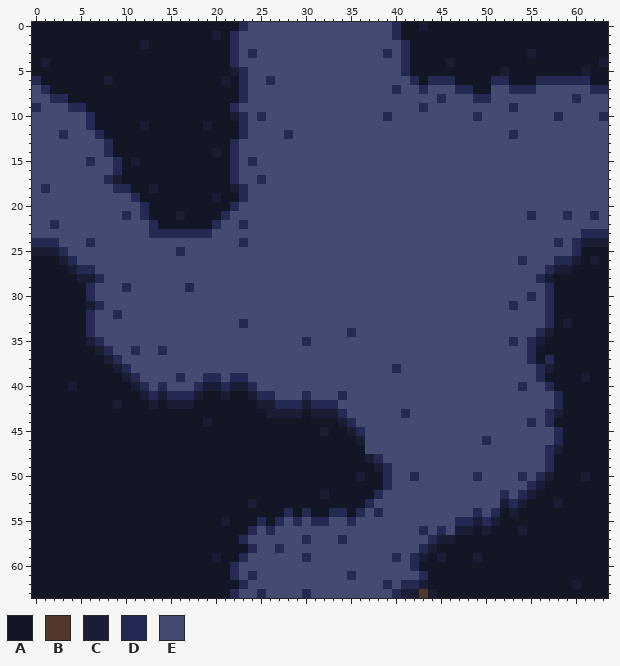
Two states of a pixel-art file, project/aseprite/water.aseprite. This is how it looked before the edit.
64x64 pixels, 1 frame.
Palette (. is transparent): A #131624  B #51392c  C #1a1d34  D #242a53  E #444a72
Pixels before, first column x 0:
 0 AAAAAAAAAAAAAAAAAAAAAAADEEEEEEEEEEEEEEEEDAACAAAAAAAAAAAAAAAAAAAA
 1 AAAAAAAAAAAAAAAAAAAACADEEEEEEEEEEEEEEEEEDAAAAAAAAAAAAAAAAAAAAAAA
 2 AAAAAAAAAAAACAAAAAAAAADEEEEEEEEEEEEEEEEEEDAAAAAAAAAAAAAAAAAAAAAA
 3 AAAAAAAAAAAAAAAAAAAAAADEDEEEEEEEEEEEEEEDEDAAAAAAAAAAAAACAAAAAAAA
 4 ACAAAAAAAAAAAAAAAAAAAADEEEEEEEEEEEEEEEEEEDAAAACAAAAAAAAAAAAAAAAC
 5 AAAAAAAAAAAAAAAAAAAAAACDEEEEEEEEEEEEEEEEEDAAAAAAAAAACAAAAAAAACAA
 6 DAAAAAAACAAAAAAAAAAAACADEEDEEEEEEEEEEEEEEEDADDDAAAADDAAADDDDDDAA
 7 EDAAAAAAAAAAAAAAAAAAAAADEEEEEEEEEEEEEEEEDEEDEEEDDAAEEDDDEEEEEEDD
 8 EEDDAAAAAAAAAAAAAAAAAAADEEEEEEEEEEEEEEEEEEEEEDEEEDDEEEEEEEEEDEEE
 9 DEEEDDAAAAAAAAAAAAAAAADEEEEEEEEEEEEEEEEEEEEDEEEEEEEEEDEEEEEEEEEE
10 EEEEEEDAAAAAAAAAAAAAAACDEDEEEEEEEEEEEEEDEEEEEEEEEDEEEEEEEEDEEEED
11 EEEEEEDAAAAACAAAAAACAAADEEEEEEEEEEEEEEEEEEEEEEEEEEEEEEEEEEEEEEEE
12 EEEDEEEDAAAAAAAAAAAAAAADEEEEDEEEEEEEEEEEEEEEEEEEEEEEEDEEEEEEEEEE
13 EEEEEEEEDAAAAAAAAAAAAADEEEEEEEEEEEEEEEEEEEEEEEEEEEEEEEEEEEEEEEEE
14 EEEEEEEEDAAAAAAAAAAACADEEEEEEEEEEEEEEEEEEEEEEEEEEEEEEEEEEEEEEEEE
15 EEEEEEDEEDACAAAAAAAAAADEDEEEEEEEEEEEEEEEEEEEEEEEEEEEEEEEEEEEEEEE
16 EEEEEEEEEDAAAAAAAAAAAADEEEEEEEEEEEEEEEEEEEEEEEEEEEEEEEEEEEEEEEEE
17 EEEEEEEEDCAAAAAAAAAAAADEEDEEEEEEEEEEEEEEEEEEEEEEEEEEEEEEEEEEEEEE
18 EDEEEEEEEDDAACAAAAAAAACDEEEEEEEEEEEEEEEEEEEEEEEEEEEEEEEEEEEEEEEE
19 EEEEEEEEEEEDAAAAAAAACAADEEEEEEEEEEEEEEEEEEEEEEEEEEEEEEEEEEEEEEEE
20 EEEEEEEEEEEEDAAAAAAAAADEEEEEEEEEEEEEEEEEEEEEEEEEEEEEEEEEEEEEEEEE
21 EEEEEEEEEEDEDAAACAAAADEEEEEEEEEEEEEEEEEEEEEEEEEEEEEEEEEDEEEDEEDE
22 EEDEEEEEEEEEEDAAAAAADEEDEEEEEEEEEEEEEEEEEEEEEEEEEEEEEEEEEEEEEEEE
23 EEEEEEEEEEEEEDDDDDDDEEEEEEEEEEEEEEEEEEEEEEEEEEEEEEEEEEEEEEEEEDDD
24 DDDEEEDEEEEEEEEEEEEEEEEDEEEEEEEEEEEEEEEEEEEEEEEEEEEEEEEEEEDEDCCC
25 CCCDEEEEEEEEEEEEDEEEEEEEEEEEEEEEEEEEEEEEEEEEEEEEEEEEEEEEEEEEDAAA
26 AAACDEEEEEEEEEEEEEEEEEEEEEEEEEEEEEEEEEEEEEEEEEEEEEEEEEDEEEDDCACA
27 AAAACDDEEEEEEEEEEEEEEEEEEEEEEEEEEEEEEEEEEEEEEEEEEEEEEEEEEDCCAAAA
28 AAAAACCDEEEEEEEEEEEEEEEEEEEEEEEEEEEEEEEEEEEEEEEEEEEEEEEEDCAAAAAA
29 AAAAAADEEEDEEEEEEDEEEEEEEEEEEEEEEEEEEEEEEEEEEEEEEEEEEEEEEDAAAAAA
30 AAAAAADEEEEEEEEEEEEEEEEEEEEEEEEEEEEEEEEEEEEEEEEEEEEEEEEDEDAAAAAA
31 AAAAAACDEEEEEEEEEEEEEEEEEEEEEEEEEEEEEEEEEEEEEEEEEEEEEDEEEDAAAAAA
32 AAAAAADEEDEEEEEEEEEEEEEEEEEEEEEEEEEEEEEEEEEEEEEEEEEEEEEEEDAAAAAA
33 AAAAAADEEEEEEEEEEEEEEEEDEEEEEEEEEEEEEEEEEEEEEEEEEEEEEEEEEDACAAAA
34 AAAAAADEEEEEEEEEEEEEEEEEEEEEEEEEEEEDEEEEEEEEEEEEEEEEEEEEDCAAAAAA
35 AAAAAACDEEEEEEEEEEEEEEEEEEEEEEDEEEEEEEEEEEEEEEEEEEEEEDEDCAAAAAAA
36 AAAAAAACDEEDEEDEEEEEEEEEEEEEEEEEEEEEEEEEEEEEEEEEEEEEEEEDAAAAAAAA
37 AAAAAAAACDEEEEEEEEEEEEEEEEEEEEEEEEEEEEEEEEEEEEEEEEEEEEEDADAAAAAA
38 AAAAAAAAACDEEEEEEEEEEEEEEEEEEEEEEEEEEEEEDEEEEEEEEEEEEEEEDCAAAAAA
39 AAAAAAAAAACDEEEEDEEDDEDDEEEEEEEEEEEEEEEEEEEEEEEEEEEEEEEEDAAAACAA
40 AAAACAAAAAACDEDEEEDCCDCCDEEEEEEEEEEEEEEEEEEEEEEEEEEEEEDEEDAAAAAA
41 AAAAAAAAAAAACDCDDDCAACAACDDEEEDEEEDEEEEEEEEEEEEEEEEEEEEEEEDAAAAA
42 AAAAAAAAACAAACACCCAAAAAAACCDDDCDDDEEEEEEEEEEEEEEEEEEEEEEEEDAAAAA
43 AAAAAAAAAAAAAAAAAAAAAAAAAACCCCACCCDEEEEEEDEEEEEEEEEEEEEEEDCAAAAA
44 AAAAAAAAAAAAAAAAAAACAAAAAAAAAAAAAACDEEEEEEEEEEEEEEEEEEEDEDAAAAAA
45 AAAAAAAAAAAAAAAAAAAAAAAAAAAAAAAACAACDEEEEEEEEEEEEEEEEEEEEEDAAAAA
46 AAAAAAAAAAAAAAAAAAAAAAAAAAAAAAAAAAAACEEEEEEEEEEEEEDEEEEEEEDAAAAA
47 AAAAAAAAAAAAAAAAAAAAAAAAAAAAAAAAAAAAAEEEEEEEEEEEEEEEEEEEEDCAAAAA
48 AAAAAAAAAAAAAAAAAAAAAAAAAAAAAAAAAAAAACDEEEEEEEEEEEEEEEEEEDAAAAAA
49 AAAAAAAAAAAAAAAAAAAAAAAAAAAAAAAAAAAAAACDEEEEEEEEEEEEEEEEEDAAAAAA
50 AAAAAAAAAAAAAAAAAAAAAAAAAAAAAAAAAAAACAADEEDEEEEEEDEEEEDEDCAAACAA
51 AAAAAAAAAAAAAAAAAAAAAAAAAAAAAAAAAAAAAAADEEEEEEEEEEEEEEEDCAAAAAAA
52 AAAAAAAAAAAAAAAAAAAAAAAAAAAAAAAACAAAAADEEEEEEEEEEEEEDEDCAAAAAAAA
53 AAAAAAAAAAAAAAAAAAAAAAAACAAAAAAAAAAAADEEEEEEEEEEEEEECDCAAACAAAAA
54 AAAAAAAAAAAAAAAAAAAAAAAAAAAADADAADDADEDEEEEEEEEEEDEDACAAAAAAAAAA
55 AAAAAAAAAAAAAAAAAAAAACAAADADEDEDDEEDEEEEEEEEEEEDDCDCAAAAAAAAAAAA
56 AAAAAAAAAAAAAAAAAAAAAAAADEDEEEEEEEEEEEEEEEEDEDECCACAAACAAAAAAAAA
57 AAAAAAAAAAAAAAAAAAAAAAADEEEEEEDEEEDEEEEEEEEEDCCAAAAAAAAAAAAAAAAA
58 AAAAAAAAAAAAAAAAAAAAAAAADEEDEEEEEEEEEEEEEEEDCAAAAAAAAAAAAAAAAAAA
59 AAAAAAAAAAAAAAAAAAAACAADEEEEEEDEEEEEEEEEDEDCACAAACAAAAAAAAAAAAAA
60 AAAAAAAAAAAAAAAAAAAAAADEEEEEEEEEEEEEEEEEEEDAAAAAAAAAAAAAAAAAAAAA
61 AAAAAAAAAAAAAAAAAAAAAADEDEEEEEEEEEEDEEEEEEEDAAAAAAAAAAAAAAAAAAAA
62 AAAAAAAAAAAAAAAAAAAAAAADEEEEEEEEEEEEEEEDEDDCAAAAAAAAAAAAAAAACAAA
63 AAAAAAAAAAAAAAAAAAAAAADEEDEEEEDEEEEEEEEEDCCBCAAAAAAAAAAAAAAAAAAA
Once edited:
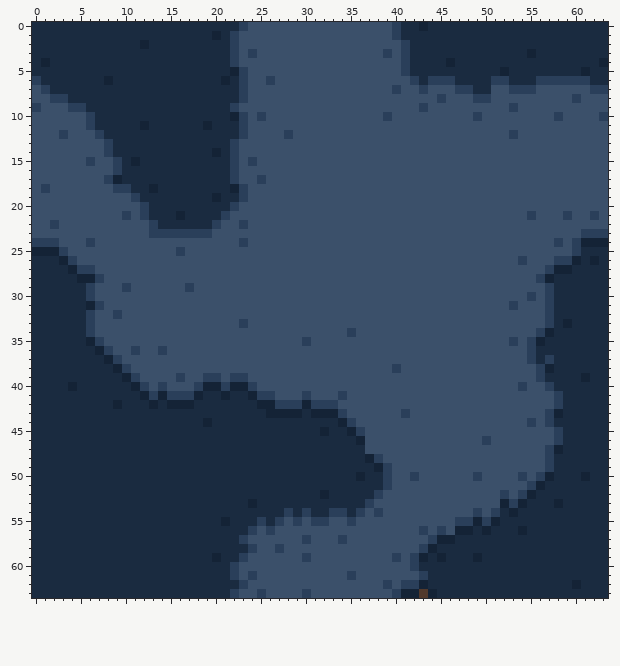
The edit:
colour A: #131624 -> #1a2b40
colour C: #1a1d34 -> #142336
colour D: #242a53 -> #2a3f5a
colour E: #444a72 -> #3b506a
